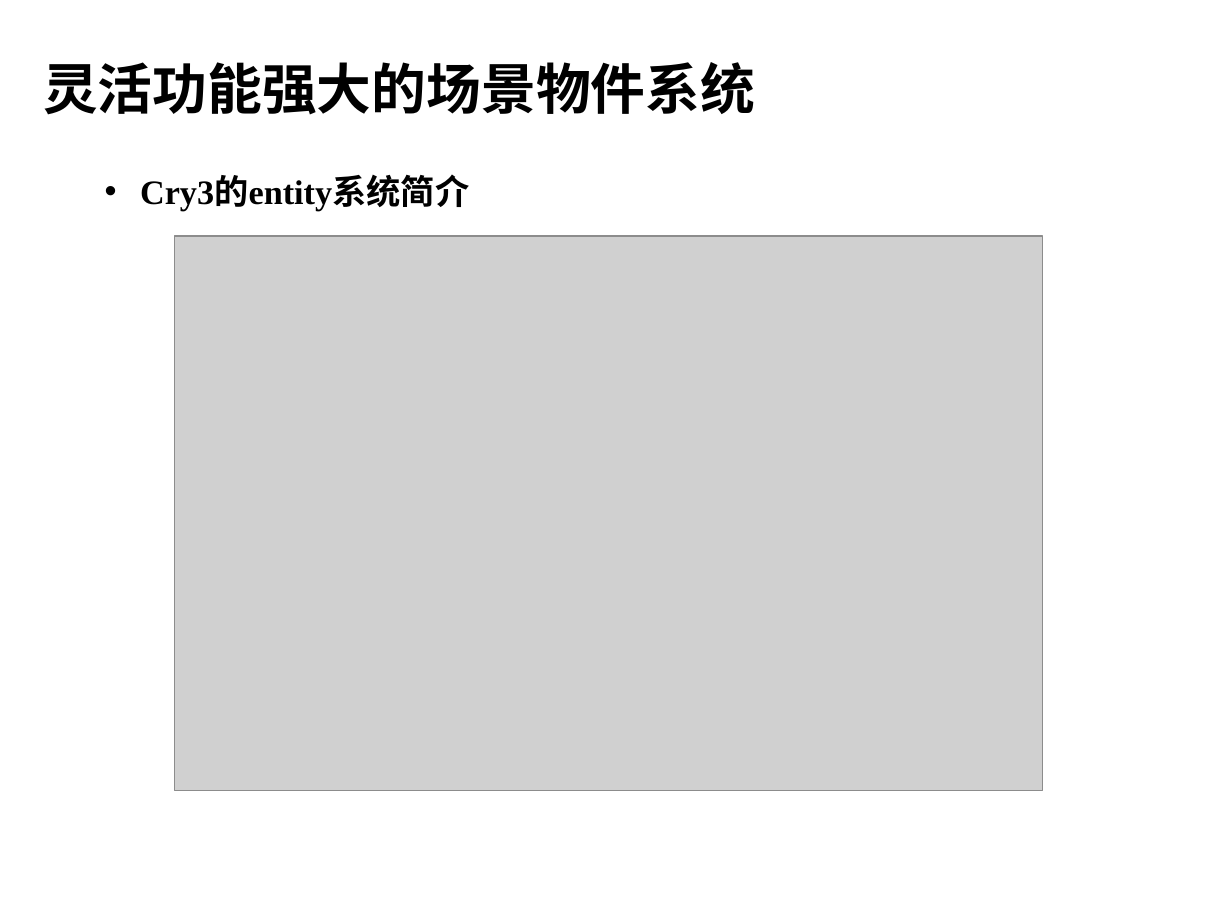
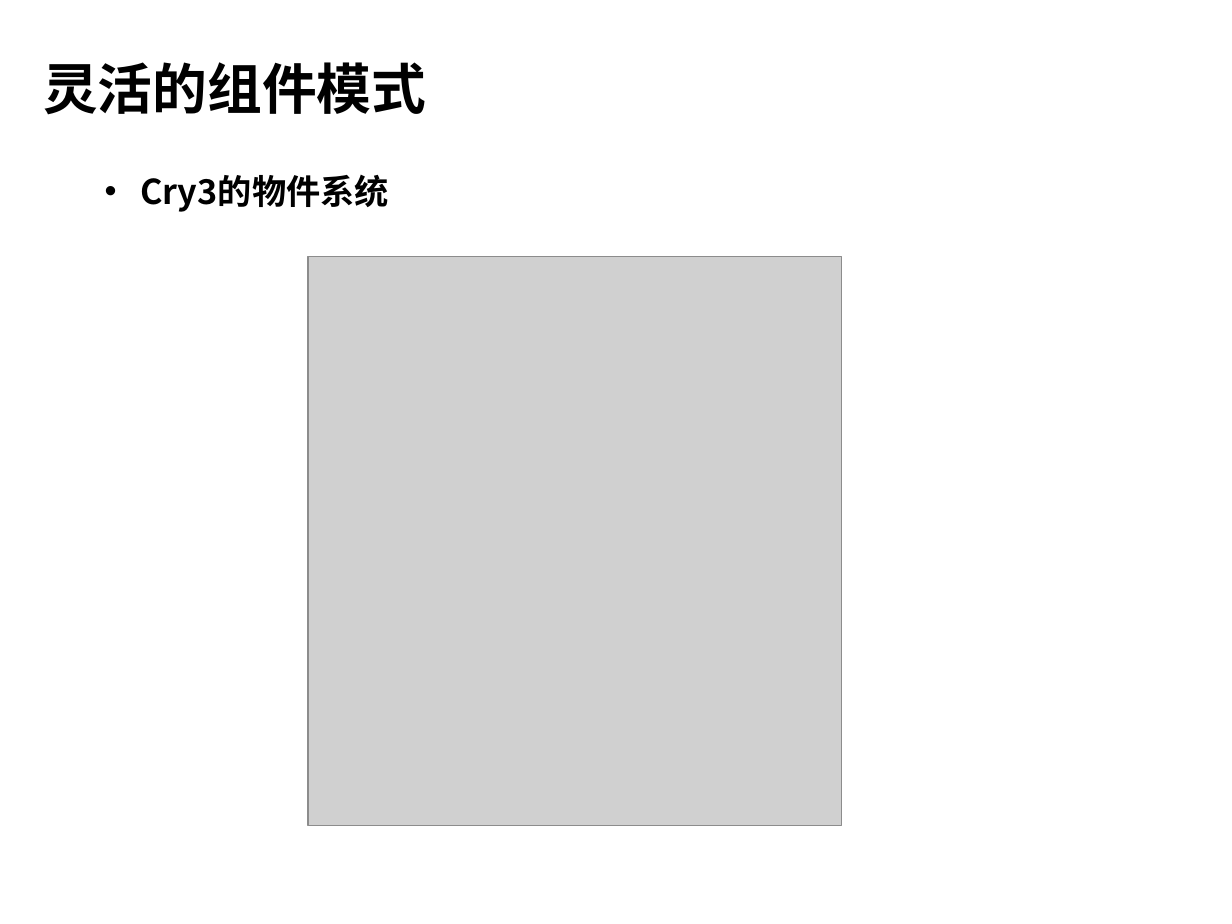
Before and after one commit to henryfung01/StreetFighter, a slide deck: slide 3 of Doc/whitebai.pptx. Drawn at 1232x924 pixels with LibreOffice and Linux fonts; fonts in the diff are those of the drawing; grey boxes stand for pictures; background and template pictures are left out. Boxes give left, top, right and bottom in pixels: in the first picture for what was removed or moved away, otherwise in the second. Text is boxed around its words. In the diff, an @@ line names an element or a change of style, - is before the commit and + after.

```diff
--- a/Doc/whitebai.pptx
+++ b/Doc/whitebai.pptx
@@ title at box(43, 62, 426, 115): text changed; font Times New Roman to Noto Sans CJK SC @@
-灵活功能强大的场景物件系统
+灵活的组件模式
@@ text at box(140, 175, 389, 212): text changed; font Times New Roman to Noto Sans CJK SC @@
-• Cry3的entity系统简介
+• Cry3的物件系统
@@ picture: place and size @@
-picture at box(175, 237, 1044, 791)
+picture at box(308, 256, 841, 824)
```
Also in this commit, not shown: 10 other slides changed, 14 slides added, 7 slides removed, 7 other files.
